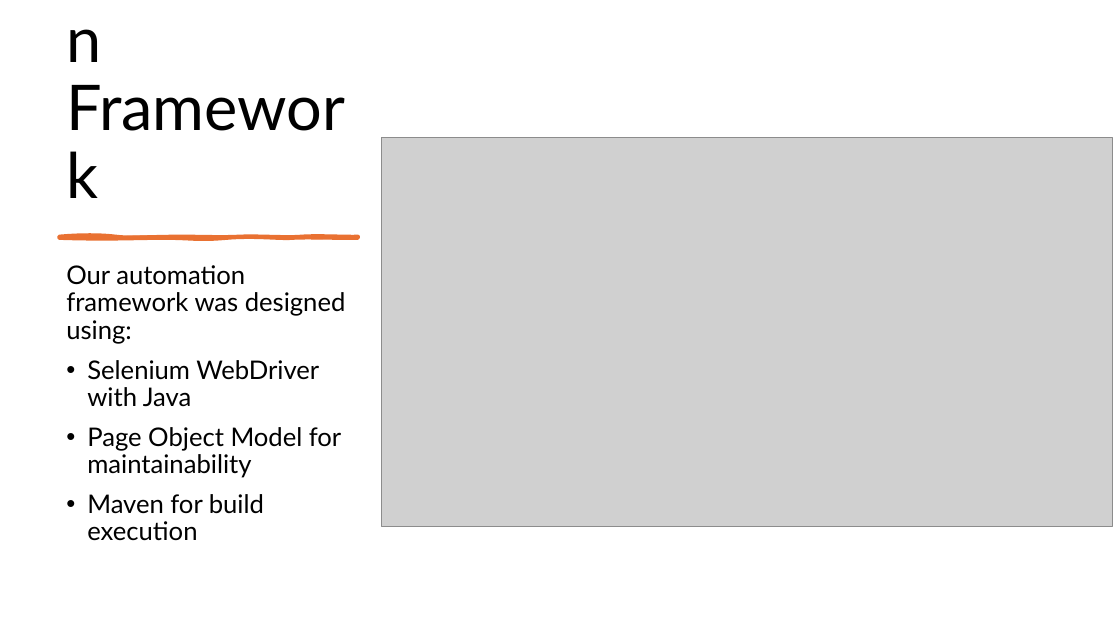
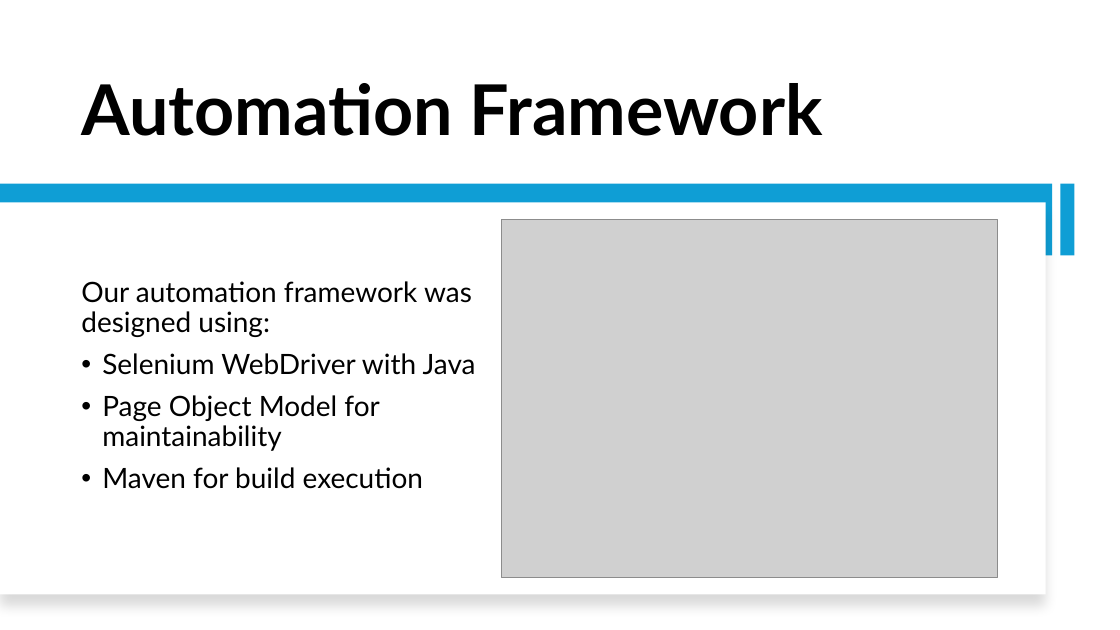
Before and after one commit to kirankumar792001/SauceDemo_CapstoneProject, a slide deck: slide 6 of PPT.pptx. Drawn at 1120x630 pixels with LibreOffice and Linux fonts; fonts in the diff are those of the drawing; grey boxes stand for pictures. Boxes give left, top, right and bottom in pixels: in the first picture for what was removed or moved away, otherwise in the second. Text is boxed around its words. In the diff, an @@ line names an element or a change of style, - is before the commit and + after.

```diff
--- a/PPT.pptx
+++ b/PPT.pptx
@@ title "Automation Framework": place and size @@
-title "Automation Framework" at [66, 265, 245, 312]
+title "Automation Framework" at [81, 83, 823, 136]
@@ title "Automation Framework" at [81, 83, 823, 136]: size 54 to 60 pt, bold on @@
@@ rectangle added at [0, 184, 1053, 255], fill #0F9ED5 @@
@@ rectangle added at [0, 202, 1046, 595], fill #FFFFFF @@
@@ rectangle added at [1060, 184, 1075, 255], fill #0F9ED5 @@
@@ freeform shape removed at [59, 236, 358, 238] @@
@@ text "Our automation framework was designed ...": place and size @@
-text "Our automation framework was designed ..." at [66, 265, 346, 541]
+text "Our automation framework was designed ..." at [81, 281, 476, 489]
@@ text "Our automation framework was designed ..." at [81, 281, 476, 489]: size 22 to 24 pt; vertical alignment top to middle @@
@@ picture: place and size @@
-picture at [382, 138, 1113, 527]
+picture at [502, 219, 998, 577]
```
Also in this commit, not shown: 12 other slides changed, 1 slide added.
